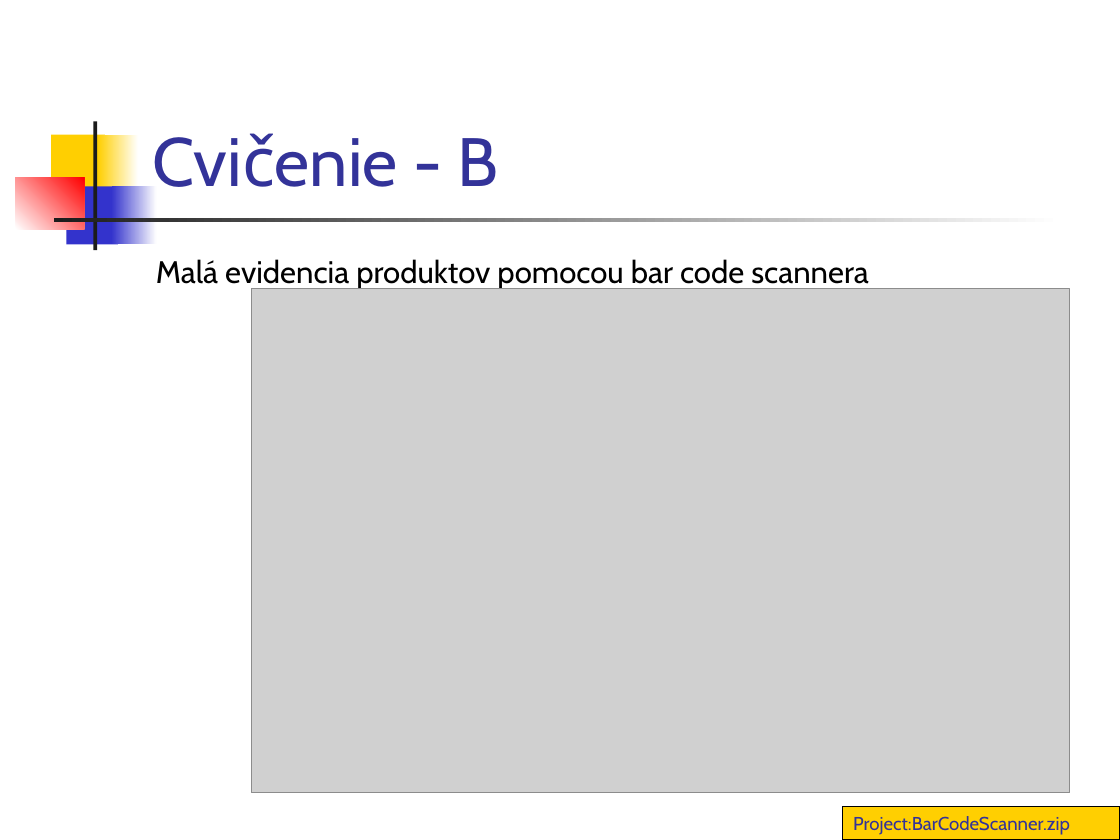
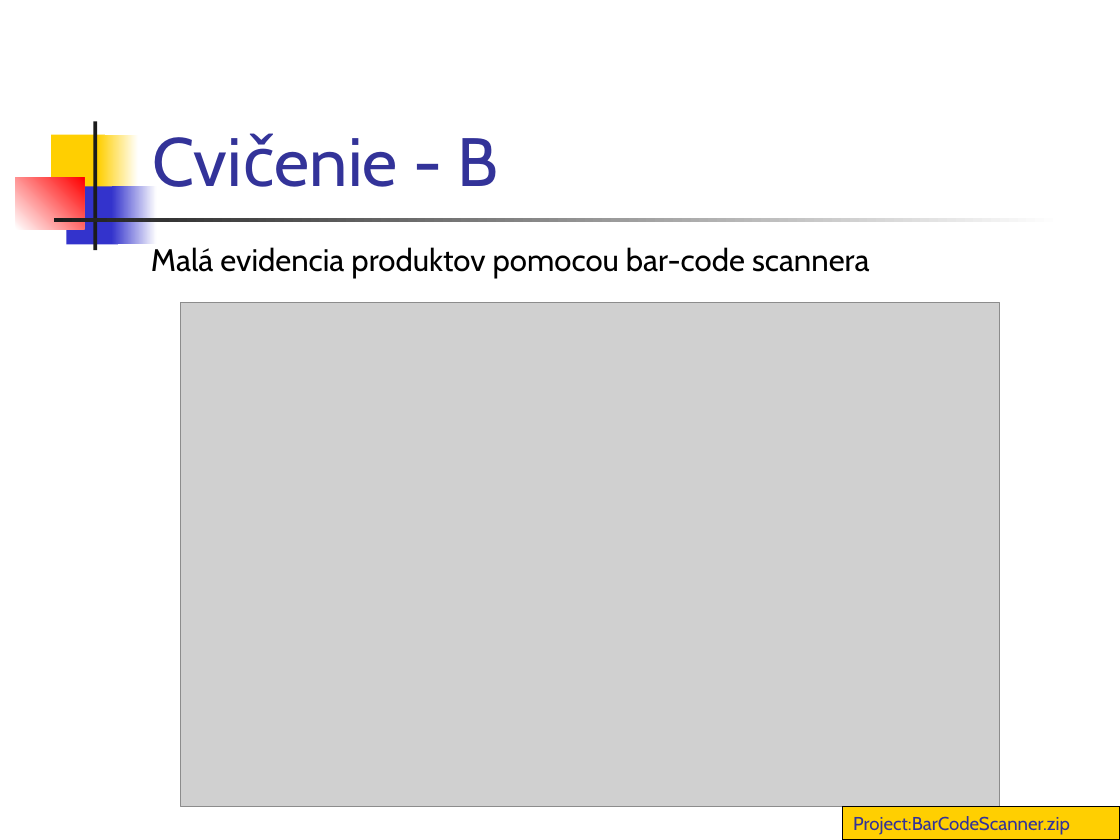
Before and after one commit to vmandro/Prednasky, a slide deck: slide 15 of 12/12_Android.ppt. Drawn at 1120x840 pixels with LibreOffice and Linux fonts; fonts in the diff are those of the drawing; grey boxes stand for pictures. Boxes give left, top, right and bottom in pixels: in the first picture for what was removed or moved away, otherwise in the second. Text is boxed around its words. In the diff, an @@ line names an element or a change of style, - is before the commit and + after.

```diff
--- a/12/12_Android.ppt
+++ b/12/12_Android.ppt
@@ text at [151,247,869,278]: text changed @@
-Malá evidencia produktov pomocou bar code scannera
+Malá evidencia produktov pomocou bar-code scannera
@@ picture: place and size @@
-picture at [251,289,1070,793]
+picture at [180,302,999,806]
```
Also in this commit, not shown: 18 other slides changed, 1 slide added, 1 other file.
